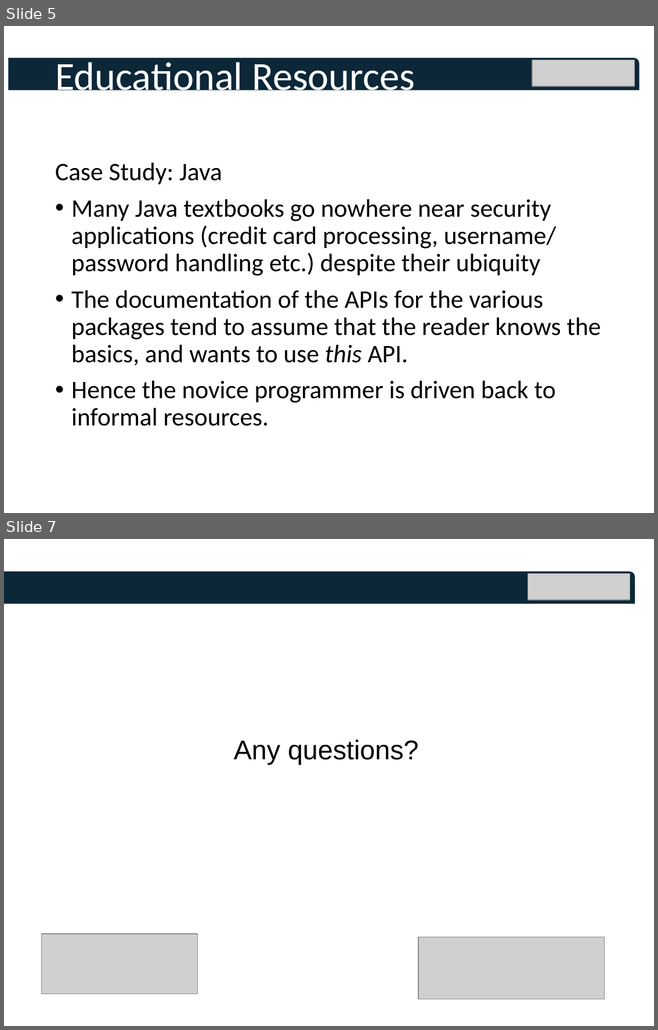
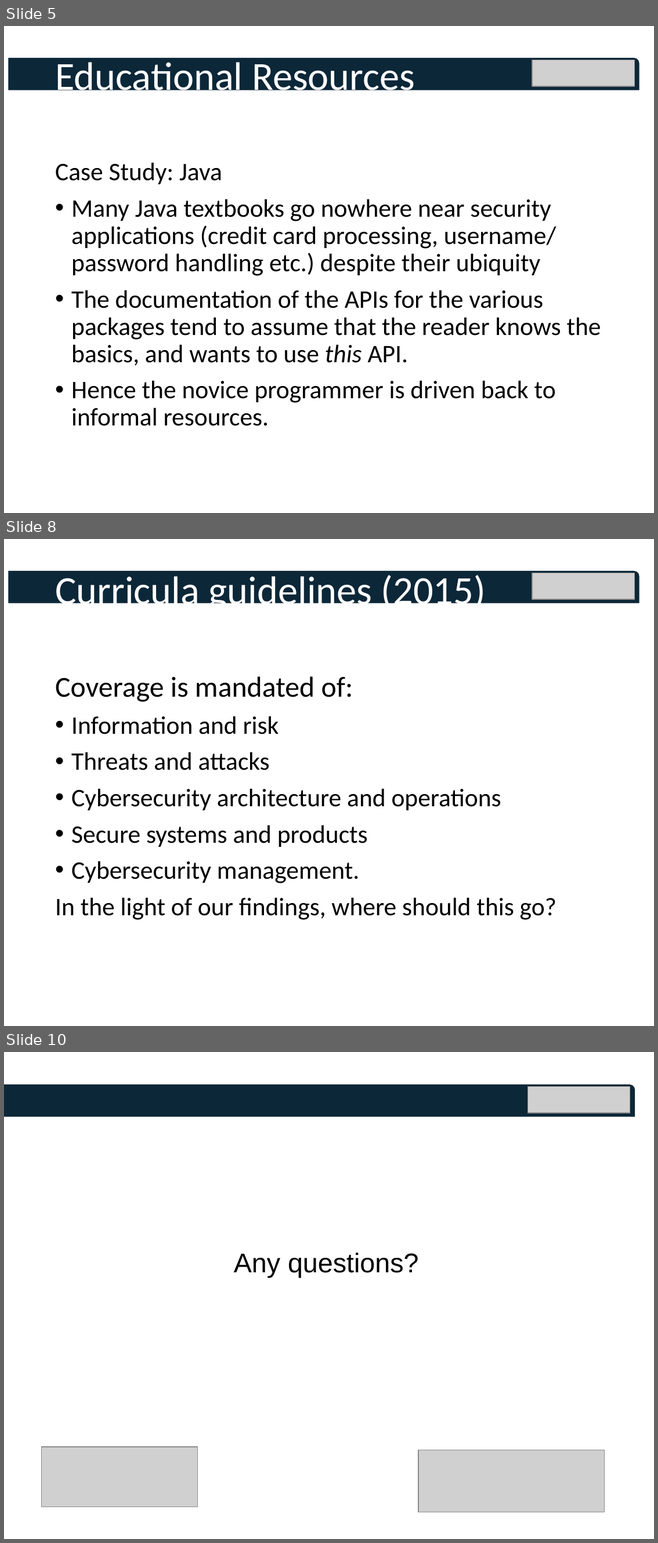
Before and after one commit to tomcrick/FIE2019, a slide deck: TalkatFI2019.pptx. Shown one above the other, each under a label of ours: slides 5 and 7 before the commit, slides 5, 8 and 10 after it; the slides between them are not shown. The pictures are 658x1030 and 658x1543 pixels, drawn with LibreOffice and Linux fonts; fonts in the diff are those of the drawing; grey boxes stand for pictures. Boxes give left, top, right and bottom in pixels: in the first picture for what was removed or moved away, otherwise in the second. Text is boxed around its words. In the diff, an @@ line names an element or a change of style, - is before the commit and + after.

```diff
--- a/TalkatFI2019.pptx
+++ b/TalkatFI2019.pptx
@@ slide 8 added at (x1=4, y1=539, x2=654, y2=1026), background #FFFFFF @@
@@ round rect added at (x1=9, y1=571, x2=639, y2=603), fill #0C2738 @@
@@ picture added at (x1=532, y1=573, x2=634, y2=599) @@
@@ title added at (x1=55, y1=575, x2=485, y2=613), 44 pt, text #FFFFFF @@
+Curricula guidelines (2015)
@@ text added at (x1=55, y1=676, x2=556, y2=920), 28 pt, text #000000 @@
+Coverage is mandated of:
+• Information and risk
+• Threats and attacks
+• Cybersecurity architecture and operations
+• Secure systems and products
+• Cybersecurity management.
+In the light of our findings, where should this go?
@@ what was slide 7 is now slide 10 @@
```
Also in this commit, not shown: 1 slide changed, 3 other slides added.
